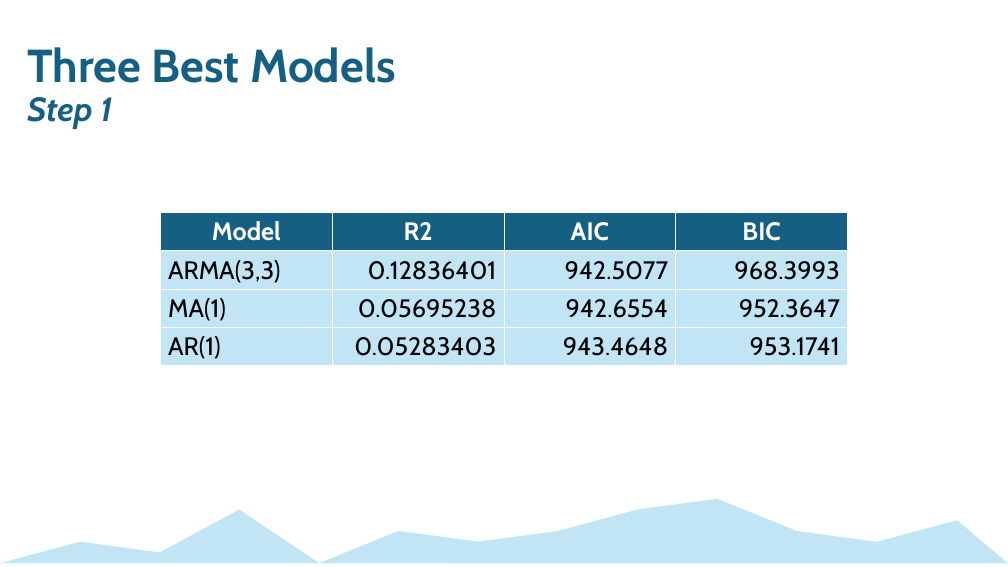
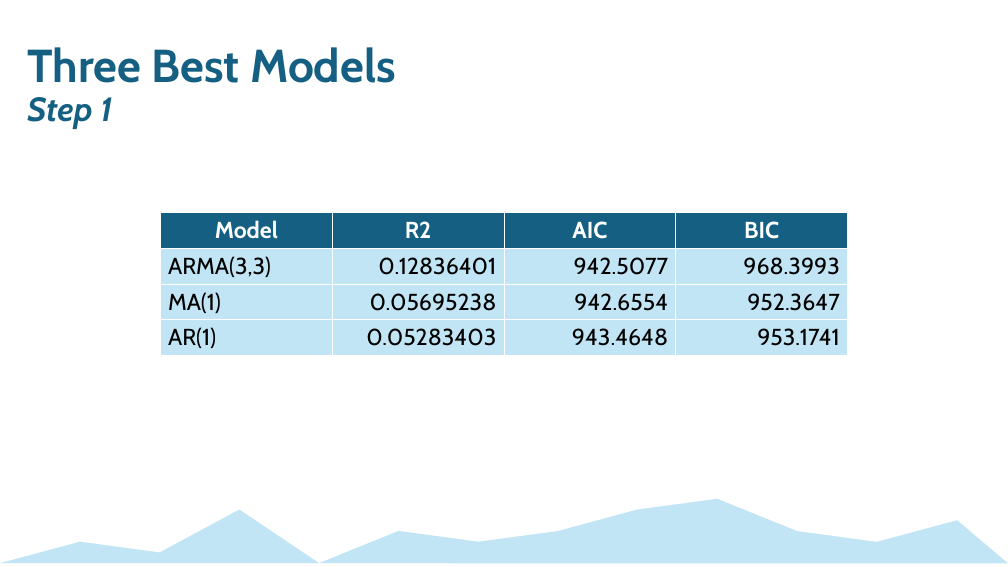
Before and after one commit to mckenzie-maidl/data5305-traffic-predictions, a slide deck: slide 3 of Presentations/Step2Presentation_ECON5305_DataTranslationChallenge.pptx. Drawn at 1008x567 pixels with LibreOffice and Linux fonts; fonts in the diff are those of the drawing. Boxes give left, top, right and bottom in pixels: in the first picture for what was removed or moved away, otherwise in the second. Text is boxed around its words. In the diff, an @@ line names an element or a change of style, - is before the commit and + after.

```diff
--- a/Presentations/Step2Presentation_ECON5305_DataTranslationChallenge.pptx
+++ b/Presentations/Step2Presentation_ECON5305_DataTranslationChallenge.pptx
@@ table at [160,212,847,354] @@
@@ size 24 to 22 pt @@
```
Also in this commit, not shown: 6 other slides changed, 3 other files.
